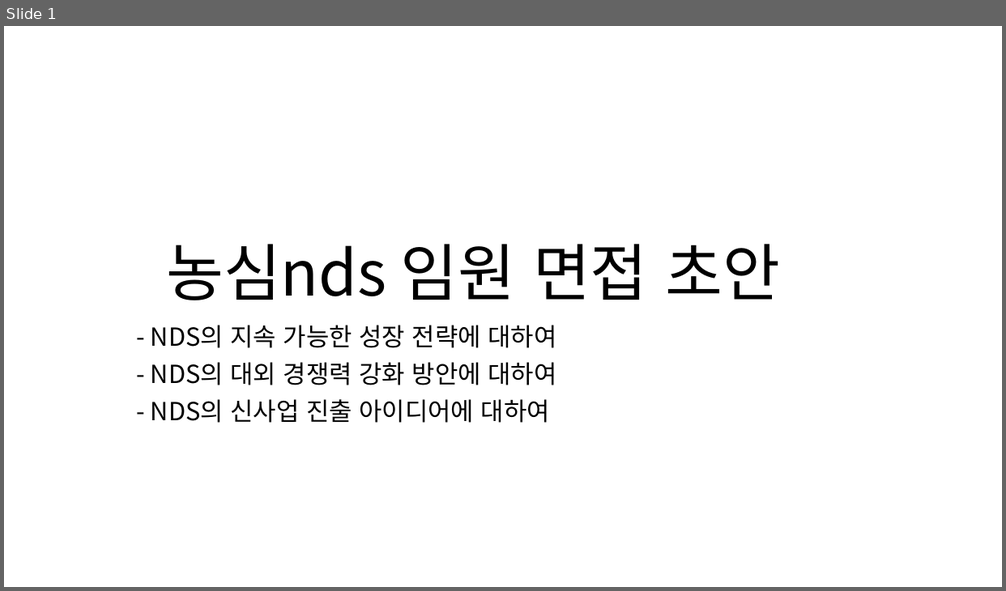
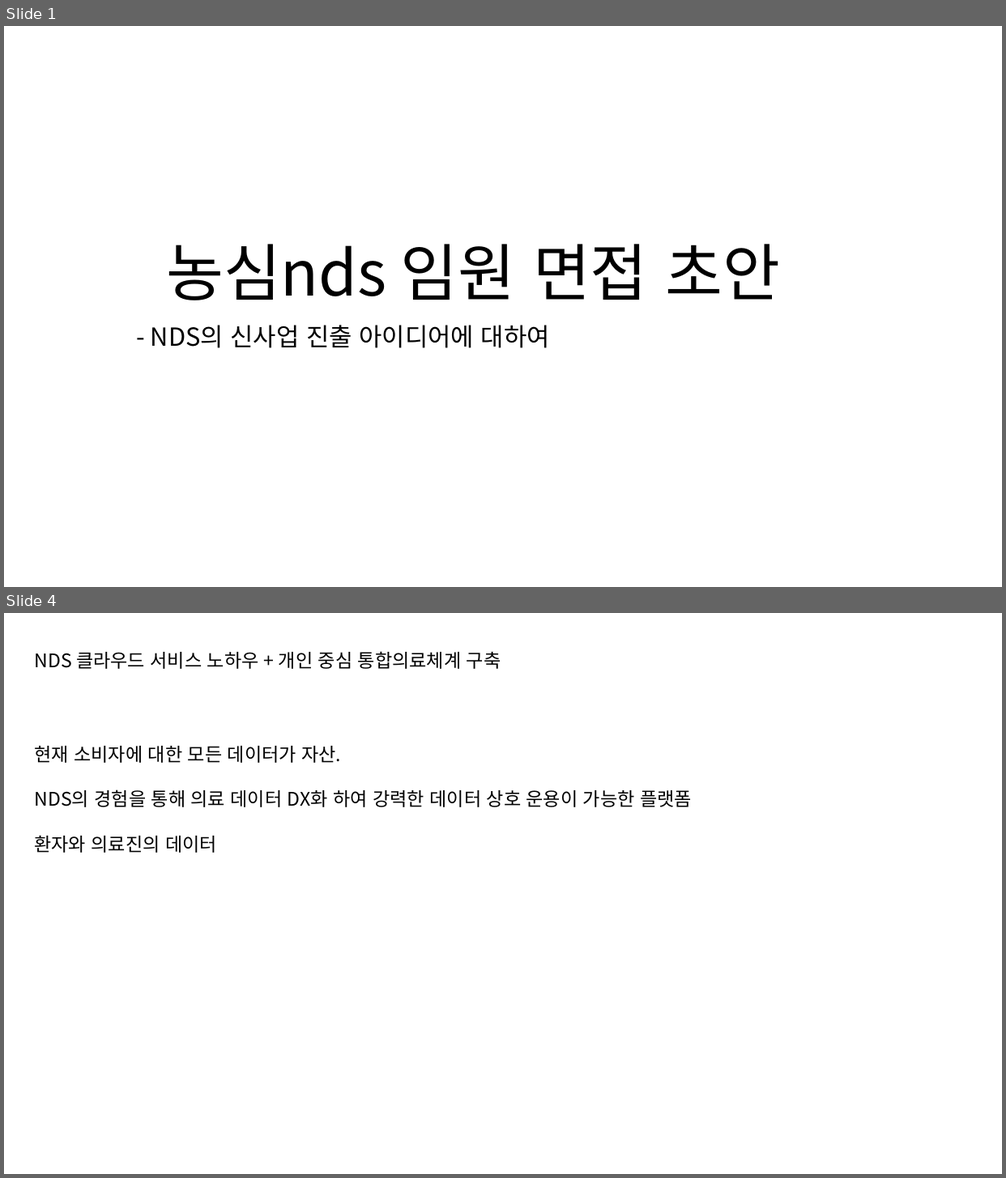
Before and after one commit to zdlghtjdz/codingtest, a slide deck: 공채관련_자료/농심 NDS/임원면접 초안.pptx. Shown one above the other, each under a label of ours: slide 1 before the commit, slides 1 and 4 after it; the slides between them are not shown. The pictures are 1006x591 and 1006x1178 pixels, drawn with LibreOffice and Linux fonts; fonts in the diff are those of the drawing. Boxes give left, top, right and bottom in pixels: in the first picture for what was removed or moved away, otherwise in the second. Text is boxed around its words. In the diff, an @@ line names an element or a change of style, - is before the commit and + after.

```diff
--- a/공채관련_자료/농심 NDS/임원면접 초안.pptx
+++ b/공채관련_자료/농심 NDS/임원면접 초안.pptx
@@ slide 4 added at <box>4,613,1002,1174</box>, background #FFFFFF @@
@@ text added at <box>35,651,501,669</box>, 18 pt, text #000000 @@
+NDS 클라우드 서비스 노하우 + 개인 중심 통합의료체계 구축
@@ text added at <box>34,746,692,853</box>, 18 pt, text #000000 @@
+현재 소비자에 대한 모든 데이터가 자산.
+NDS의 경험을 통해 의료 데이터 DX화 하여 강력한 데이터 상호 운용이 가능한 플랫폼
+환자와 의료진의 데이터
@@ slide 1 changed as well @@
@@ subtitle at <box>151,325,557,386</box>: paragraphs removed @@
-- NDS의 지속 가능한 성장 전략에 대하여
-- NDS의 대외 경쟁력 강화 방안에 대하여
```
Also in this commit, not shown: 2 other slides added, 1 slide removed, 3 other files.
